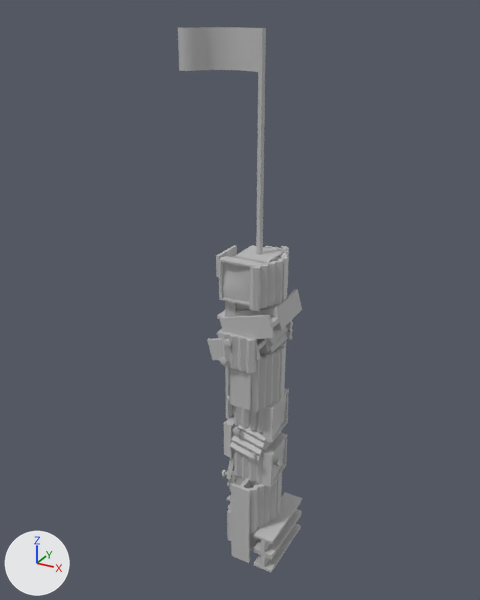
Two versions of the FBX model Seekers/Assets/Car/Meshes/FinishLine_02.fbx, one commit apart.
Before and after are seen from a 50 mm camera at (7.77, -15.29, 16.12) aimed at (-0.7, 0.11, 8.42). The lights are fixed; the arrows at lower left show +X, +Y and +Z. Where no turn or scale is listed for an object, it has been applied to the vertices. Vertices at the same position are counted once.

Before the edit, the objects in view are built like this:
```python
mat_lambert1 = principled_material('lambert1')
mat_lambert1.base_color = (0.5, 0.5, 0.5)  # grey #bcbcbc
me_mesh = bpy.data.meshes.new('Mesh')
me_mesh.from_pydata(...)  # 1931 vertices, 1712 faces; spans x -2.1..1.1, y -1.4..1.2, z 0.0..15.7
me_mesh.materials.append(mat_lambert1)  # grey #bcbcbc
ob_pole_02 = bpy.data.objects.new('Pole_02', me_mesh)
ob_pole_02.location = (0.0, 0.0, 0.0)
```
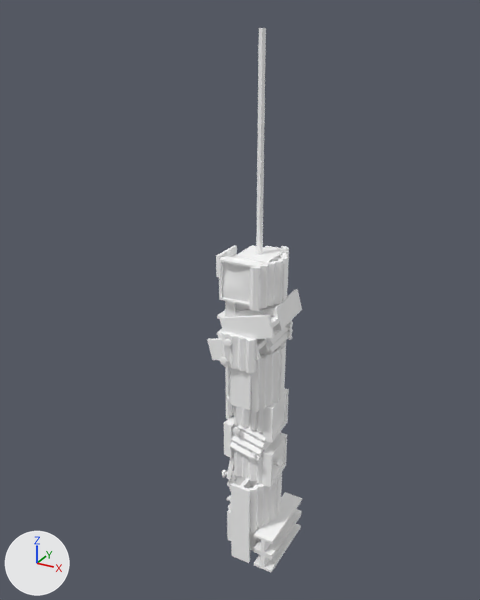
The newer file is also rescaled (x2.0) as a whole; pictures and numbers use the older file's frame.

The edits, one by one:
Material 'lambert1' (mat_lambert1) changes colour from grey #bcbcbc to white #ffffff; in linear values from (0.5, 0.5, 0.5) to (1.0, 1.0, 1.0).
me_mesh is used by ob_pole_02; location (0.0, 0.0, 0.0).
me_mesh had 1931 vertices, 1712 faces and spanned x -2.1..1.1, y -1.4..1.2, z 0.0..15.7.
me_mesh now has 1890 vertices, 1692 faces and spans x -1.1..1.1, y -1.4..1.2, z 0.0..15.7.
Part 1, on me_mesh:
41 vertices are removed from x -2.1..-0.1, y -0.6..0.2, z 14.7..15.7.
20 faces are deleted.

Boxes (x1, y1, x2, y2) around the edits, measured in the pictures (480 x 600 px):
'Pole_02', recoloured, reshaped (23% narrower)
    before: (178, 27, 302, 572)
    after: (207, 28, 302, 572)
part 1 of me_mesh, deleted
    before: (178, 27, 259, 72)
